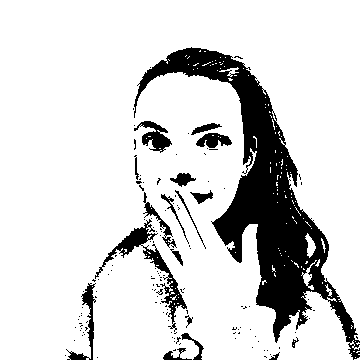
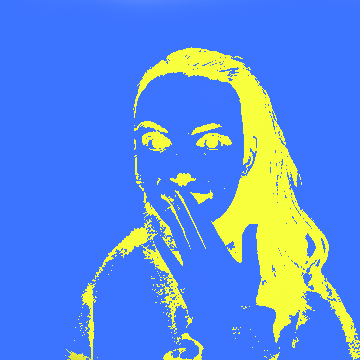
Layers edited between the first and the second 360 × 360 image:
painted on "Layer 1" over box(0, 0, 360, 360)
painted on "Layer 2" over box(0, 0, 360, 360)
